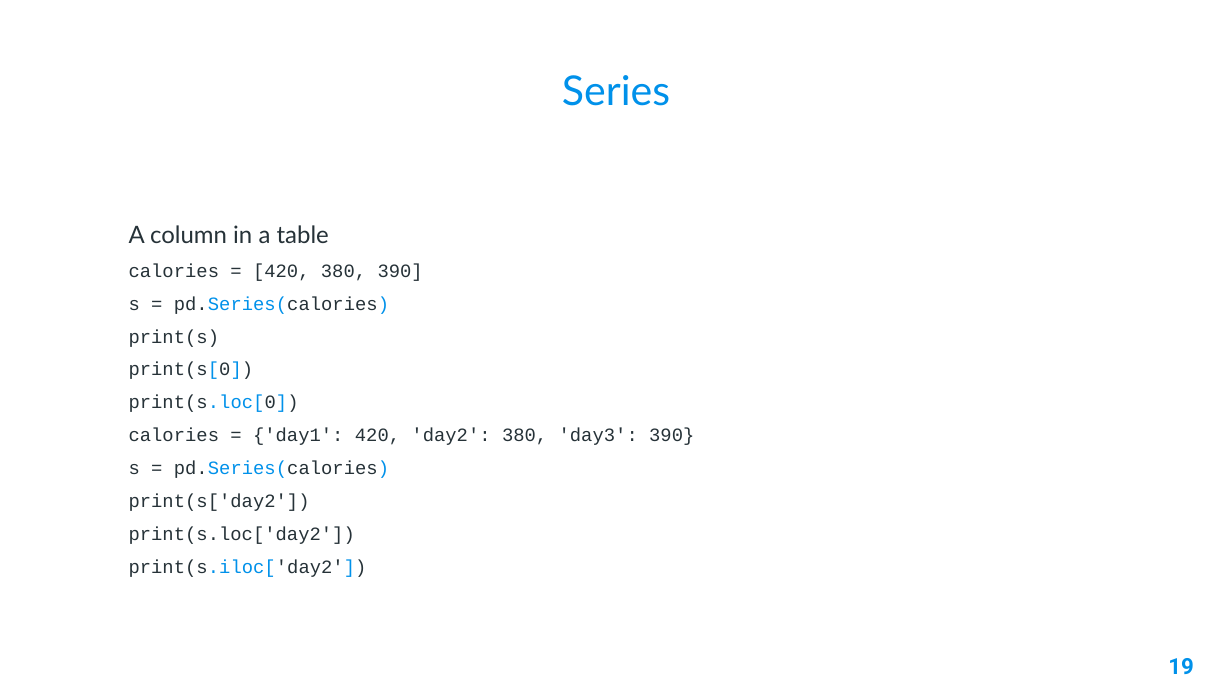
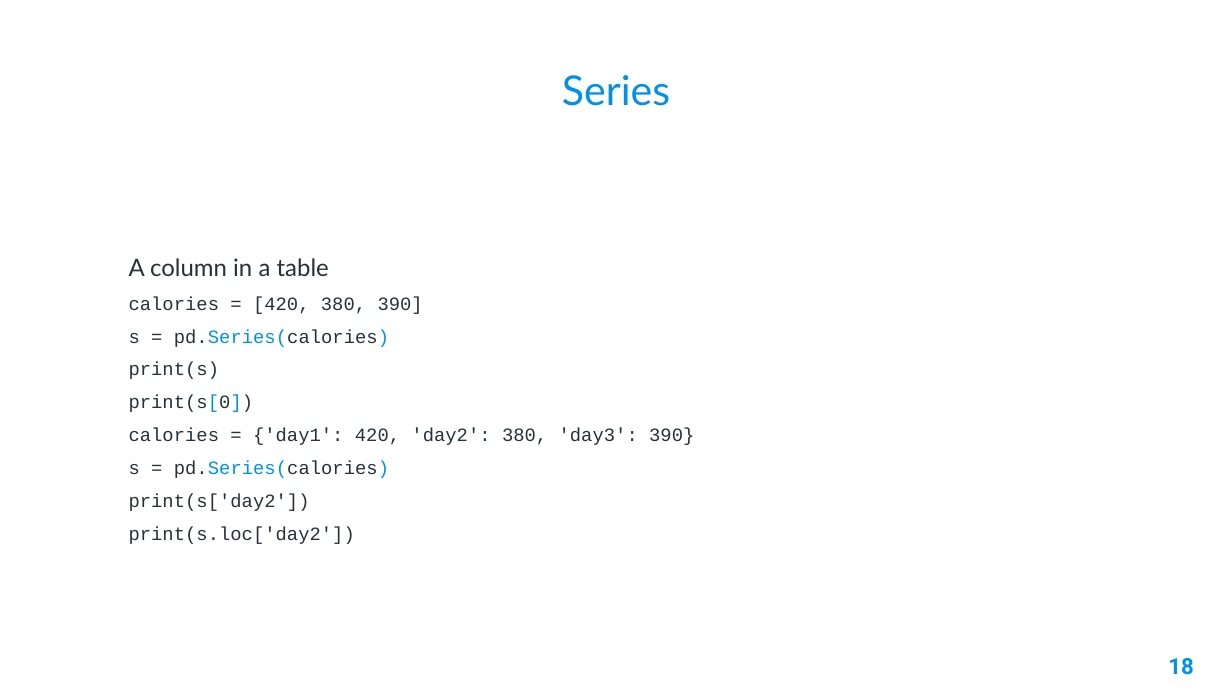
Before and after one commit to AleeRezaa/learn-python, a slide deck: slide 18 of 2 Data Science.pptx (slide 19 before the commit). Drawn at 1232x693 pixels with LibreOffice and Linux fonts; fonts in the diff are those of the drawing; background and template pictures are left out. Boxes give left, top, right and bottom in pixels: in the first picture for what was removed or moved away, otherwise in the second. Text is boxed around its words. In the diff, an @@ line names an element or a change of style, - is before the commit and + after.

Commit message:
update pd

```diff
--- a/2 Data Science.pptx
+++ b/2 Data Science.pptx
@@ text at [129, 395, 299, 412]: paragraph removed @@
-print(s.loc[0])
@@ text at [129, 560, 367, 577]: paragraph removed @@
-print(s.iloc['day2'])
@@ page number at [1168, 658, 1193, 675]: text changed @@
-19
+18
```
Also in this commit, not shown: 2 other slides changed.
